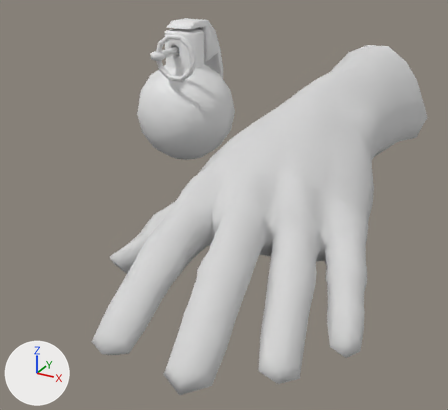
The Blender file Assets/models.blend, before and after one commit.
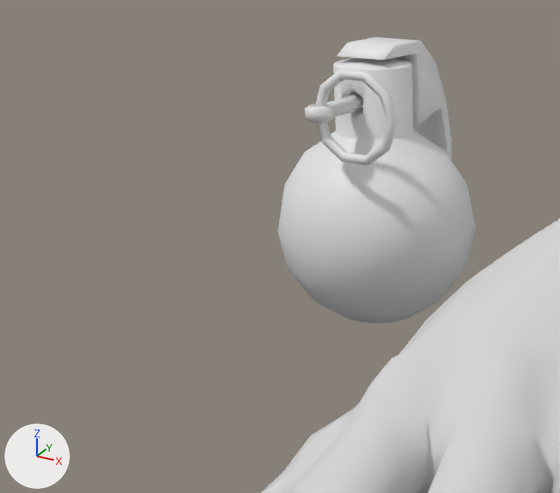
Each version is shown whole from a 50 mm camera at (6.65, -10.49, 3.33) aimed at (1.95, -1.95, -0.94), then close up on the part from 0% to 62% of the width and 0% to 59% of the height. Lighting does not change. The marker at lower left points along +X, +Y and +Z.

Names of what the first close-up shows: 'Grenade', 'Pin', 'PinRing', 'Spoon', 'hand_man:polySurface1 group1'.
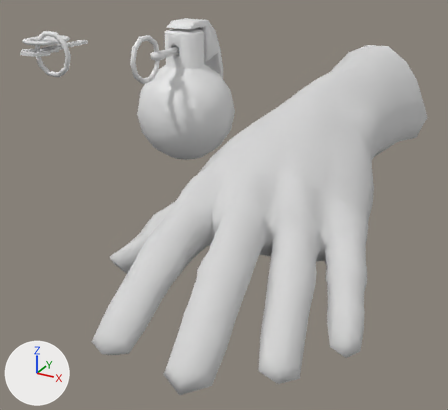
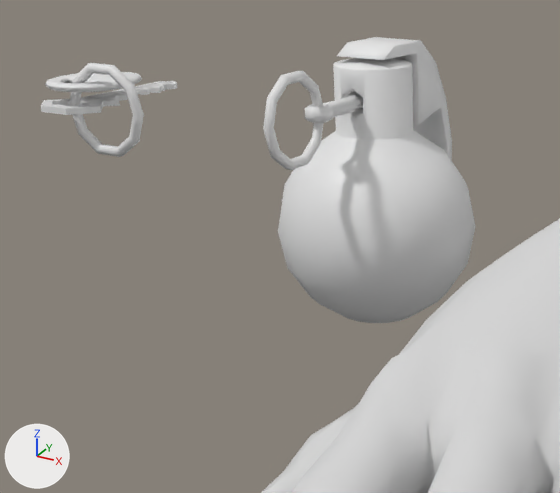
Where the newer file only moved an object's origin or applied its transform, the numbers keep the older frame.

Scene script edits in JSON lines:
```json
{"block": "me_sphere_001", "where": "me_sphere_001.from_pydata(...)  # 60 vertices, 60 faces; spans x -0.433..0.433, y -0.05..0.05, z -0.413..0.413"}
{"block": "me_sphere_001", "where": "# used by ob_pinring; location = (0.389, -0.929, 1.244)"}
{"block": "me_sphere_001", "change": "me_sphere_001 part 1: the whole mesh is turned -90 degrees about the z axis through its middle, then moved by (-0.382, -0.386, 0.0)"}
{"op": "add", "block": "me_plane", "code": ["me_plane = bpy.data.meshes.new('Plane')", "me_plane.from_pydata(...)  # 129 vertices, 206 faces; spans x -0.35..0.35, y 0.0..0.03, z -1.55..0.21"]}
{"op": "add", "block": "me_circle", "code": ["me_circle = bpy.data.meshes.new('Circle')", "me_circle.from_pydata(...)  # 63 vertices, 54 faces; spans x -0.385..0.0, y 0.0..0.039, z -0.799..0.194", "me_circle.polygons.foreach_set('use_smooth', [True] * 54)"]}
{"op": "add", "block": "ob_pinring_001", "code": ["ob_pinring_001 = bpy.data.objects.new('PinRing.001', me_sphere_001.copy())  # the mesh of ob_pinring", "ob_pinring_001.location = (-1.821, -1.728, 1.244)"]}
{"op": "add", "block": "ob_key", "code": ["ob_key = bpy.data.objects.new('Key', me_plane)", "ob_key.location = (-2.243, -1.751, 1.244)", "ob_key.rotation_euler = (1.571, 0.0, 0.0)  # degrees (90, 0, 0)", "_m = ob_key.modifiers.new('Mirror', 'MIRROR')", "_m.use_axis = (False, True, False)"]}
{"op": "add", "block": "ob_keyfob", "code": ["ob_keyfob = bpy.data.objects.new('Keyfob', me_circle)", "ob_keyfob.location = (-2.179, -1.747, 1.44)", "ob_keyfob.rotation_euler = (1.571, 0.0, 0.0)  # degrees (90, 0, 0)", "_m = ob_keyfob.modifiers.new('Mirror', 'MIRROR')", "_m.use_axis = (True, True, False)", "_m.use_clip = True"]}
```

Pixel boxes [x1, y1, x2, y2] of what changed, in the close-ups (560 x 493 px):
```json
{"object": "PinRing", "change": "mesh turned", "before": [315, 69, 398, 165], "after": [263, 71, 324, 170]}
{"object": "PinRing.001", "change": "added", "after": [69, 63, 144, 157]}
{"object": "Key", "change": "added", "after": [41, 81, 177, 115]}
{"object": "Keyfob", "change": "added", "after": [45, 72, 142, 92]}
```
